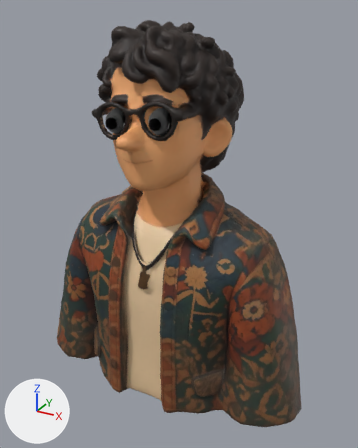
One commit to the glTF model resume/models/me.glb: the scene before it, then after it.
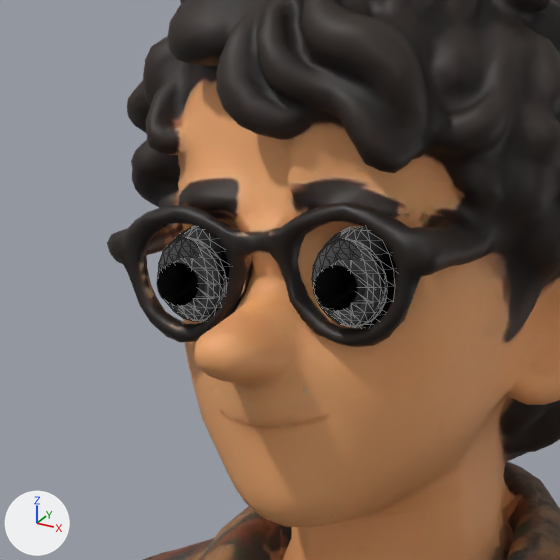
There are two pictures of each version: one whole from a camera (50 mm lens) standing at (1.232, -2.126, 1.062) and looking at (0.051, 0.022, -0.012), one close up on the part from 17% to 61% of the width and 10% to 45% of the height. The axes (+X, +Y, +Z) are drawn at lower left. The lights are the same throughout. The older version's two pictures come first. The close-ups show mesh edges as thin lines. Vertices at exactly the same position are counted once.

In view in the first close-up: 'Mesh_0', 'eye1', 'eye1-pupil', 'eye2', 'eye2-pupil', 'plateL', 'plateR'.
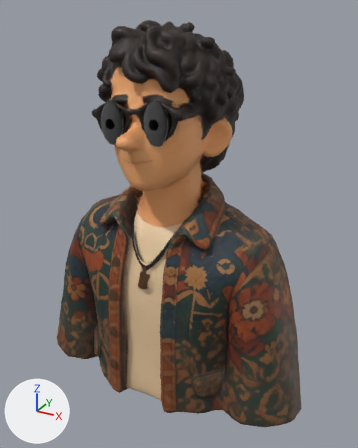
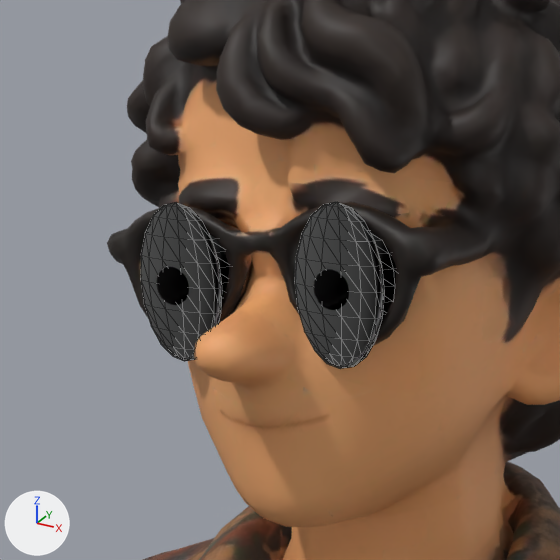
Where the change shows, as pixel boxes [x1, y1, x2, y2] in the close-ups (560 x 560 px; the box of a moved part takes in the faces that stretch with it):
'plateR', reshaped, moved, rescaled (18% wider, 89% taller)
    before: [312, 239, 387, 327]
    after: [295, 202, 384, 369]
'plateL', reshaped, moved, rescaled (17% wider, 88% taller)
    before: [158, 237, 227, 321]
    after: [141, 202, 222, 361]
part 1 of me_whiteplate, moved or reshaped
    before: [158, 237, 387, 327]
    after: [141, 202, 384, 369]

Patch to the scene script:
```diff
--- a/resume/models/me.glb.py
+++ b/resume/models/me.glb.py
@@ me_whiteplate @@
 # used by ob_platel; location = (-0.131, -0.26, 0.57); scale = (1.0, 0.3, 1.0)
-me_whiteplate.from_pydata(...)  # 151 vertices, 266 faces; spans x -0.0536..0.0536, y -0.0522..0.0522, z -0.0536..0.0536
+me_whiteplate.from_pydata(...)  # 151 vertices, 266 faces; spans x -0.063..0.063, y -0.0614..0.0614, z -0.063..0.063
+# me_whiteplate part 1: the whole mesh is multiplied about its middle by the matrix ((1.176, 0.0, 0.0), (0.0, 1.176, 0.0), (0.0, 0.0, 1.176))
 me_whiteplate.materials.append(mat_eyeplate)
@@ ob_platel @@
 ob_platel.parent = ob_model
-ob_platel.location = (-0.131, -0.26, 0.57)
-ob_platel.scale = (1.0, 0.3, 1.0)
+ob_platel.location = (-0.131, -0.284, 0.57)
+ob_platel.scale = (1.0, 0.3, 1.6)
@@ ob_plater @@
 ob_plater.parent = ob_model
-ob_plater.location = (0.103, -0.26, 0.59)
-ob_plater.scale = (1.0, 0.3, 1.0)
+ob_plater.location = (0.103, -0.284, 0.59)
+ob_plater.scale = (1.0, 0.3, 1.6)
```
